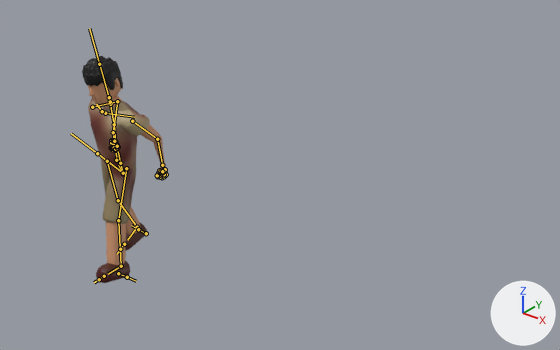
The FBX model Testing/Assets/Models/protagonist.fbx, before and after one commit.
One viewpoint serves both versions: a 50 mm camera at (3.64, -2.88, 2.85) aimed at (1.23, 0.13, 0.98). The lights are fixed; the arrows at lower right show +X, +Y and +Z. Both versions are drawn at frame 428 of the action 'metarig|metarigAction'; the numbers are the values there. The bones that bend it are drawn over the model as lines.

Names of what the first picture shows: 'Body', 'Clothes'.
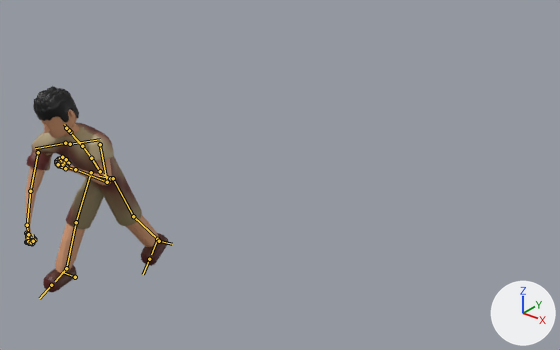
Where the change shows, as pixel boxes (x1, y1, x2, y2) in the pictures (560 x 350 px):
'Body', posed (69% wider, 9% shorter)
    before: (82, 56, 167, 283)
    after: (25, 86, 169, 292)
'Clothes', posed
    before: (88, 99, 150, 224)
    after: (26, 122, 142, 229)
bone 'spine', root to tip
    before: (123, 173) to (118, 165)
    after: (110, 179) to (103, 174)
bone 'spine.001', root to tip
    before: (116, 160) to (115, 141)
    after: (100, 171) to (91, 158)
bone 'spine.006', root to tip
    before: (109, 97) to (99, 64)
    after: (66, 128) to (64, 124)
bone 'upper_arm.L', root to tip
    before: (132, 121) to (157, 139)
    after: (100, 144) to (107, 182)
bone 'forearm.L', root to tip
    before: (157, 139) to (162, 165)
    after: (107, 182) to (75, 169)
bone 'shoulder.R', root to tip
    before: (102, 111) to (96, 104)
    after: (65, 143) to (35, 148)
bone 'upper_arm.R', root to tip
    before: (92, 107) to (117, 101)
    after: (38, 152) to (30, 191)
bone 'forearm.R', root to tip
    before: (117, 101) to (113, 132)
    after: (30, 191) to (27, 225)
bone 'hand.R', root to tip
    before: (113, 132) to (114, 141)
    after: (27, 225) to (28, 234)
bone 'thigh.L', root to tip
    before: (126, 168) to (118, 220)
    after: (113, 178) to (133, 216)
bone 'thigh.R', root to tip
    before: (107, 161) to (118, 200)
    after: (91, 172) to (76, 222)
bone 'shin.R', root to tip
    before: (118, 200) to (137, 227)
    after: (76, 222) to (66, 268)
bone 'foot.R', root to tip
    before: (137, 227) to (127, 240)
    after: (66, 268) to (55, 281)

The change in detail:
Bone 'spine' (bone_spine) moves from (0.0, 0.0, 0.0) to (0.0, 0.038, 0.097).
Bone 'spine' (bone_spine) turns from (0, 0, 0) to (23, 7, -1) degrees about its own x, y and z.
Bone 'spine.001' (bone_spine_001) turns from (0, 0, 0) to (6, 0, 1) degrees about its own x, y and z.
Bone 'spine.006' (bone_spine_006) turns from (0, 0, 0) to (-22, -6, 3) degrees about its own x, y and z.
Bone 'upper_arm.L' (bone_upper_arm_l) turns from (-42, 26, -95) to (42, 17, -54) degrees about its own x, y and z.
Bone 'forearm.L' (bone_forearm_l) turns from (32, -15, -13) to (123, 10, -8) degrees about its own x, y and z.
Bone 'shoulder.R' (bone_shoulder_r) turns from (-5, -3, 2) to (11, -49, 54) degrees about its own x, y and z.
Bone 'upper_arm.R' (bone_upper_arm_r) turns from (-78, -12, 108) to (105, 52, 93) degrees about its own x, y and z.
Bone 'forearm.R' (bone_forearm_r) turns from (102, 16, 6) to (18, 30, 27) degrees about its own x, y and z.
Bone 'hand.R' (bone_hand_r) turns from (3, -2, 7) to (-6, -32, 2) degrees about its own x, y and z.
Bone 'thigh.L' (bone_thigh_l) turns from (-26, -4, -8) to (-7, -2, -9) degrees about its own x, y and z.
Bone 'thigh.R' (bone_thigh_r) turns from (9, 1, 9) to (-53, 6, 9) degrees about its own x, y and z.
Bone 'shin.R' (bone_shin_r) turns from (15, 0, -5) to (6, -3, -3) degrees about its own x, y and z.
Bone 'foot.R' (bone_foot_r) turns from (-5, 1, 0) to (26, 5, 0) degrees about its own x, y and z.
